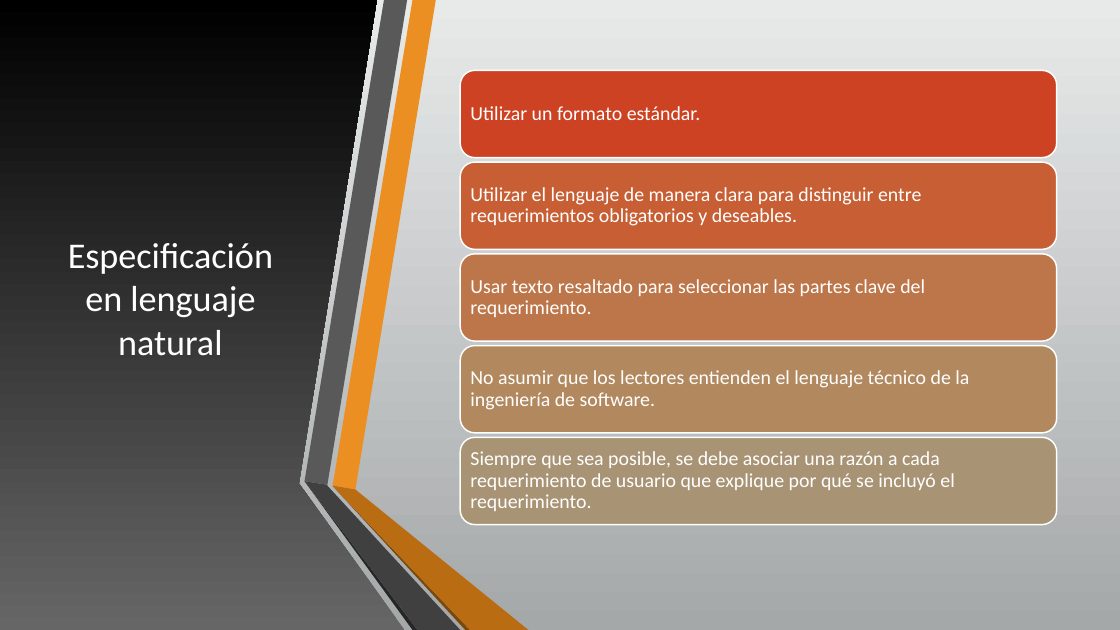
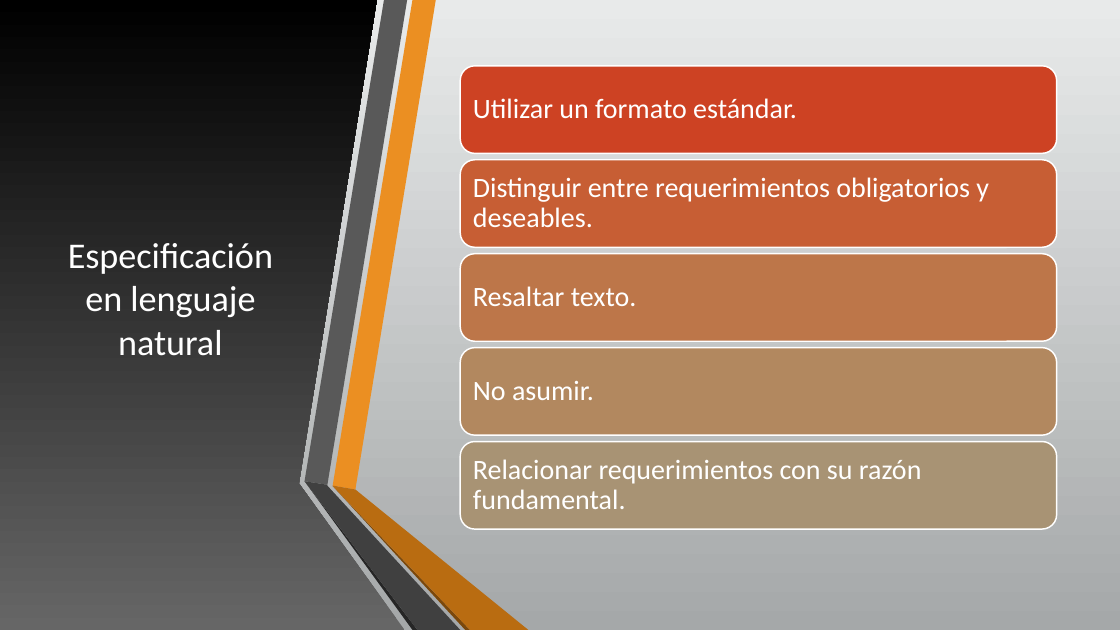
Before and after one commit to AryShared/SystemAnalysis, a slide deck: slide 5 of 2-2 Especificacion de requerimientos.pptx (slide 15 before the commit). Drawn at 1120x630 pixels with LibreOffice and Linux fonts; fonts in the diff are those of the drawing. Boxes give left, top, right and bottom in pixels: in the first picture for what was removed or moved away, otherwise in the second. Text is boxed around its words. In the diff, an @@ line names an element or a change of style, - is before the commit and + after.

```diff
--- a/2-2 Especificacion de requerimientos.pptx
+++ b/2-2 Especificacion de requerimientos.pptx
@@ rounded rectangle: place and size @@
-rounded rectangle at <box>460,71,1057,158</box>
+rounded rectangle at <box>460,66,1057,153</box>
@@ text "Utilizar un formato estándar." at <box>473,98,797,118</box>: size 17 to 24 pt; more space between paragraphs @@
@@ text at <box>473,177,989,227</box>: text changed; size 17 to 24 pt @@
-Utilizar el lenguaje de manera clara para distinguir entre requerimientos obligatorios y deseables.
+Distinguir entre requerimientos obligatorios y deseables.
@@ text at <box>473,286,637,306</box>: text changed; size 17 to 24 pt @@
-Usar texto resaltado para seleccionar las partes clave del requerimiento.
+Resaltar texto.
@@ text at <box>473,381,594,400</box>: text changed; size 17 to 24 pt @@
-No asumir que los lectores entienden el lenguaje técnico de la ingeniería de software.
+No asumir.
@@ rounded rectangle: place and size @@
-rounded rectangle at <box>460,438,1057,525</box>
+rounded rectangle at <box>460,442,1057,529</box>
@@ text removed at <box>470,451,954,511</box> @@
-Siempre que sea posible, se debe asociar una razón a cada requerimiento de usuario que explique por qué se incluyó el requerimiento.
@@ text added at <box>473,459,921,509</box>, 24 pt, text #FFFFFF @@
+Relacionar requerimientos con su razón fundamental.
```
Also in this commit, not shown: 1 other slide changed, 1 slide added, 8 slides removed, 6 other files.
